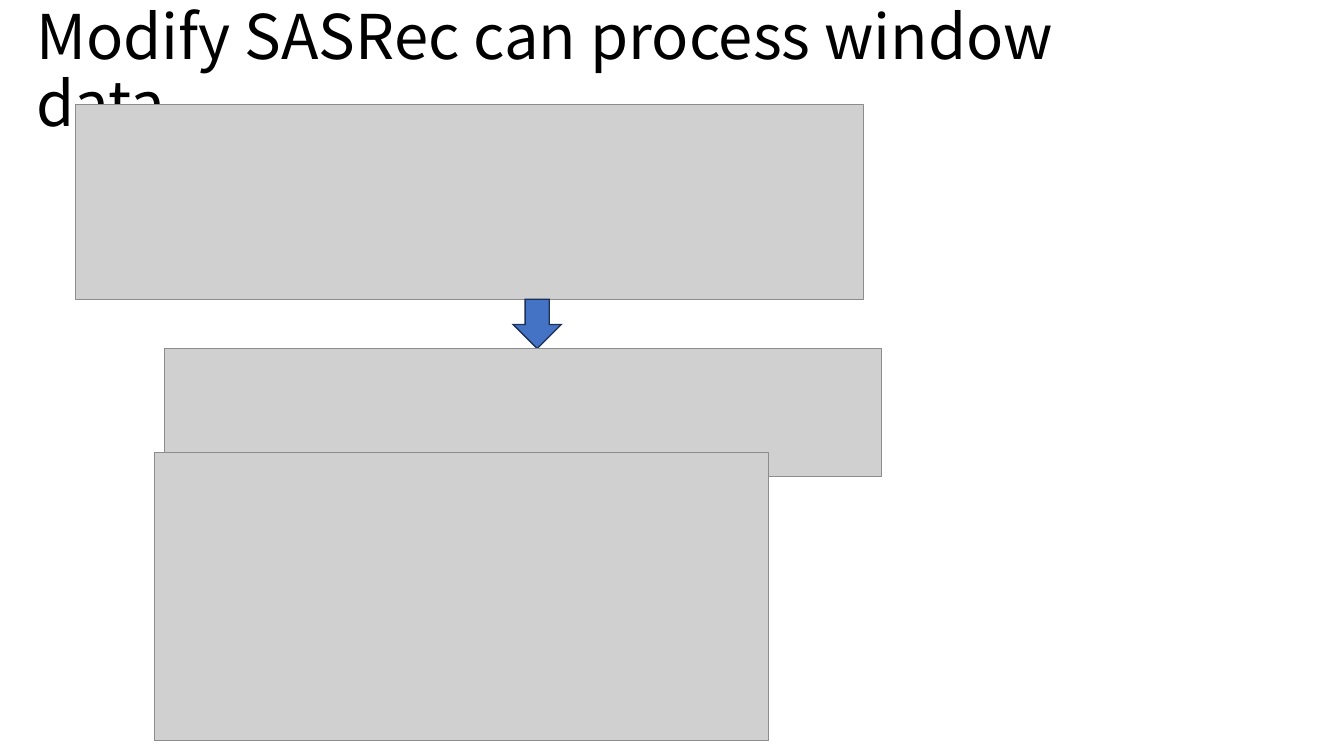
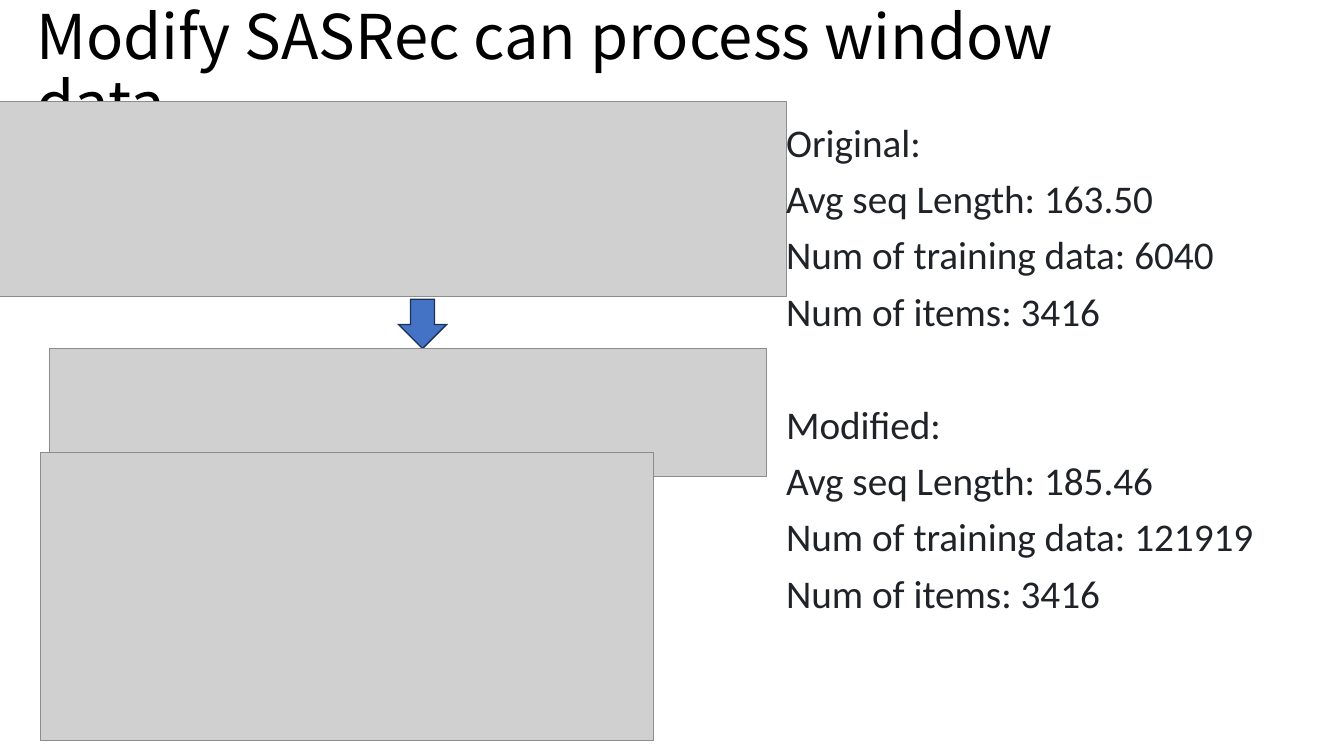
Before and after one commit to YunlongLin0125/Recommender-System, a slide deck: slide 3 of week2/Dissertation_2.pptx. Drawn at 1344x756 pixels with LibreOffice and Linux fonts; fonts in the diff are those of the drawing; grey boxes stand for pictures. Boxes give left, top, right and bottom in pixels: in the first picture for what was removed or moved away, otherwise in the second. Text is boxed around its words. In the diff, an @@ line names an element or a change of style, - is before the commit and + after.

```diff
--- a/week2/Dissertation_2.pptx
+++ b/week2/Dissertation_2.pptx
@@ picture: place and size @@
-picture at [76, 104, 863, 299]
+picture at [0, 102, 786, 297]
@@ text added at [786, 124, 1253, 609], 28 pt, text #1F2328 @@
+Original:
+Avg seq Length: 163.50
+Num of training data: 6040
+Num of items: 3416
+Modified:
+Avg seq Length: 185.46
+Num of training data: 121919
+Num of items: 3416
@@ 2 pictures, 1 down arrow: place and size @@
-2 pictures, 1 down arrow at [155, 299, 882, 740]
+2 pictures, 1 down arrow at [40, 299, 767, 740]
```
Also in this commit, not shown: 3 other files.
